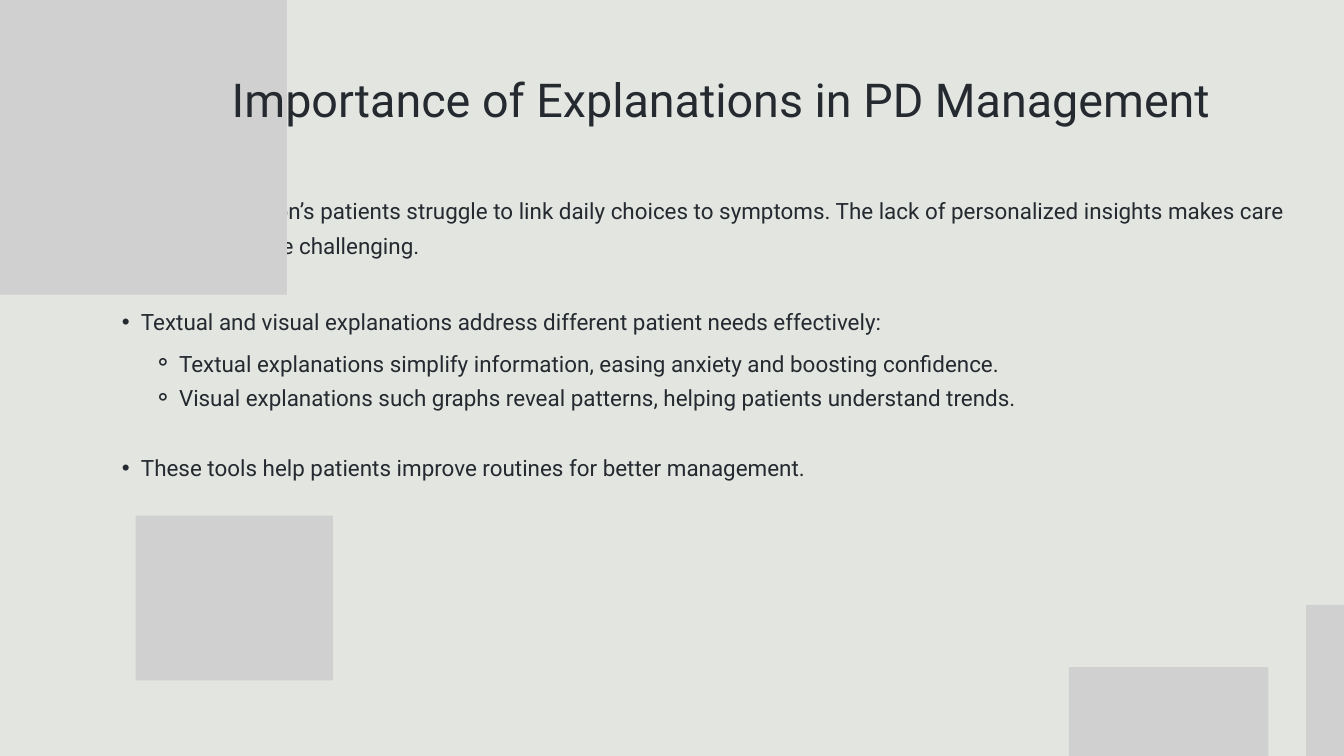
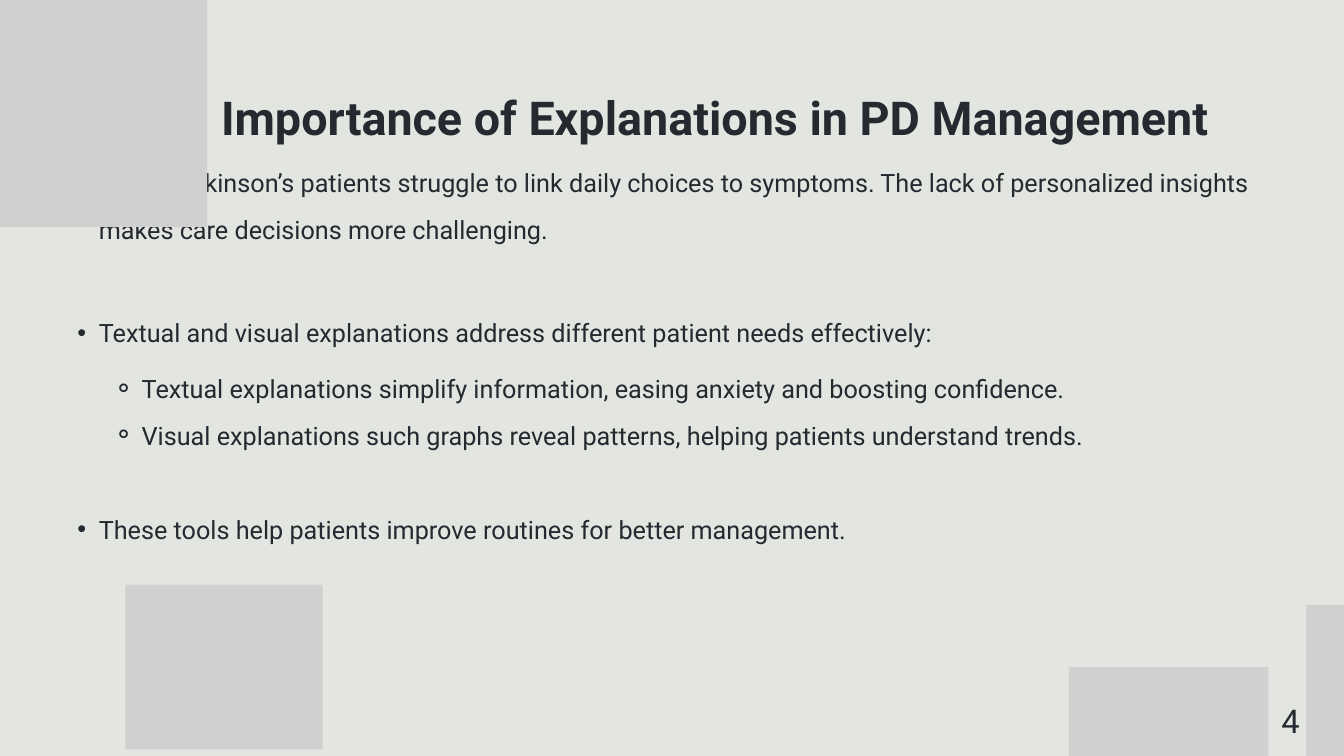
Before and after one commit to OmerFatal/FinalProject_Parkinson-s_Visualization, a slide deck: slide 4 of Capstone Project Phase 1 -Presentation.pptx. Drawn at 1344x756 pixels with LibreOffice and Linux fonts; fonts in the diff are those of the drawing; grey boxes stand for pictures. Boxes give left, top, right and bottom in pixels: in the first picture for what was removed or moved away, otherwise in the second. Text is boxed around its words. In the diff, an @@ line names an element or a change of style, - is before the commit and + after.

Commit message:
Updated Final Project Parkinson Omer Tanya

```diff
--- a/Capstone Project Phase 1 -Presentation.pptx
+++ b/Capstone Project Phase 1 -Presentation.pptx
@@ picture removed at (0, 0, 287, 295) @@
@@ picture added at (0, 0, 207, 227) @@
@@ text "Importance of Explanations in PD ...": place and size @@
-text "Importance of Explanations in PD ..." at (232, 81, 1210, 127)
+text "Importance of Explanations in PD ..." at (221, 99, 1208, 145)
@@ text "Importance of Explanations in PD ..." at (221, 99, 1208, 145): bold on; line spacing 100pt to 2 @@
@@ text "Many Parkinson’s patients struggle to ...": place and size @@
-text "Many Parkinson’s patients struggle to ..." at (141, 202, 1283, 481)
+text "Many Parkinson’s patients struggle to ..." at (99, 173, 1248, 545)
@@ text "Many Parkinson’s patients struggle to ..." at (99, 173, 1248, 545): size 24 to 27 pt; indent changed; line spacing 37.2pt to 1.55; line spacing 44.4pt to 1.85 @@
@@ picture removed at (136, 515, 333, 680) @@
@@ picture added at (126, 585, 323, 749) @@
@@ text added at (1281, 709, 1299, 733), 35 pt, text #252930 @@
+4
```
Also in this commit, not shown: 15 other slides changed, 4 slides added, 1 slide removed.
